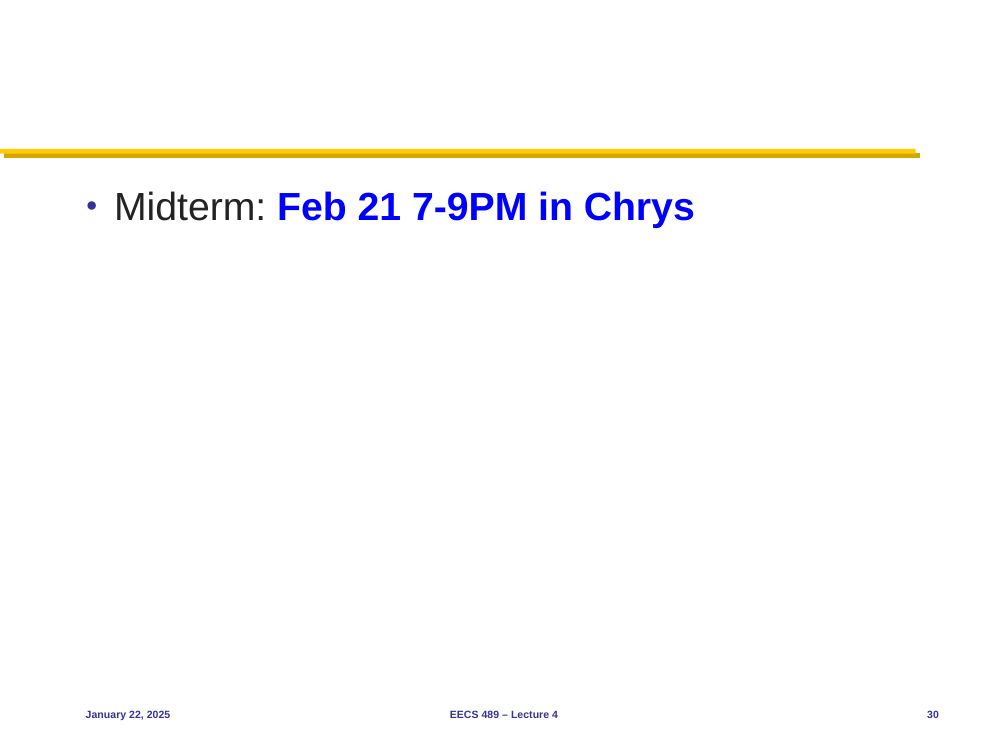
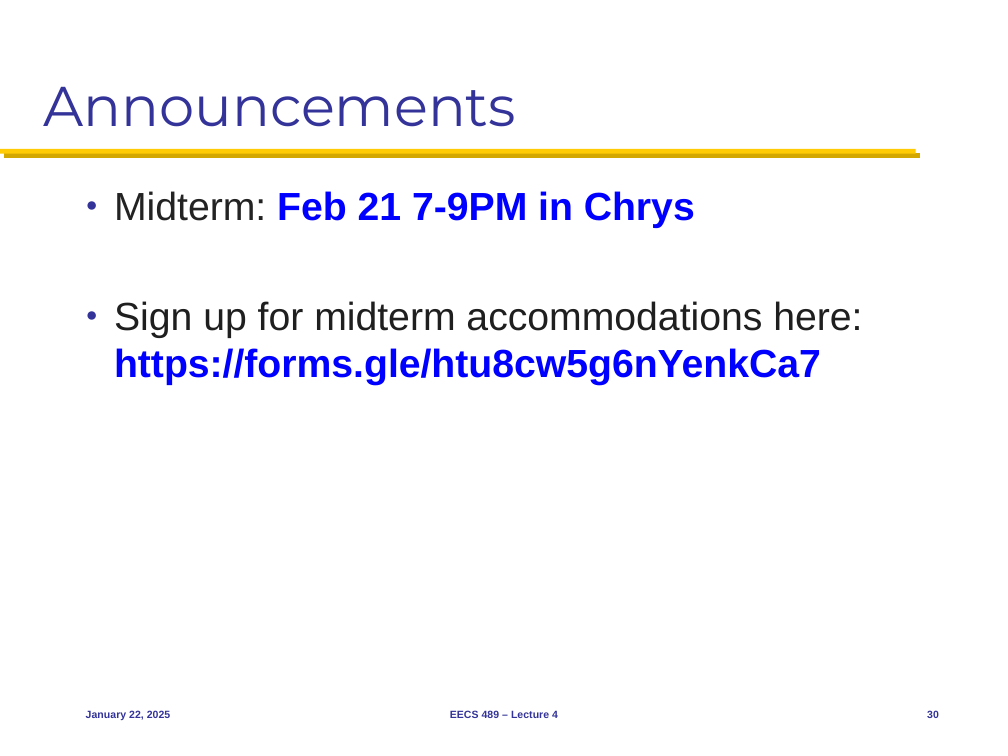
Before and after one commit to mosharaf/eecs489, a slide deck: slide 30 of Slides/012225.pptx. Drawn at 1008x756 pixels with LibreOffice and Linux fonts; fonts in the diff are those of the drawing. Boxes give left, top, right and bottom in pixels: in the first picture for what was removed or moved away, otherwise in the second. Text is boxed around its words. In the diff, an @@ line names an element or a change of style, - is before the commit and + after.

```diff
--- a/Slides/012225.pptx
+++ b/Slides/012225.pptx
@@ title added at (44, 86, 516, 127), 40 pt, text #333399 @@
+Announcements
@@ text at (114, 301, 862, 385): paragraph added @@
+● Sign up for midterm accommodations here: https://forms.gle/htu8cw5g6nYenkCa7
```
Also in this commit, not shown: 1 other slide changed, 1 other file.
